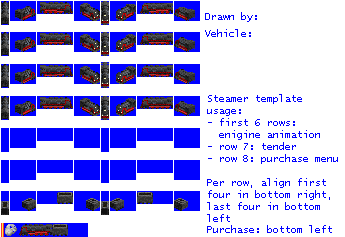
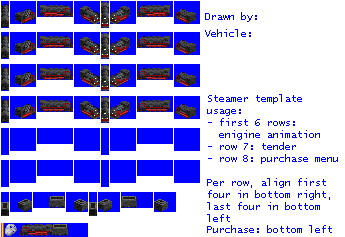
The second 345 x 237 image is a revision of the first. Changes to its layers:
removed layer "fixed" over box(1, 1, 195, 216)
painted on "original" over box(1, 1, 196, 216)
painted on "empty.png" over box(1, 14, 200, 216)
